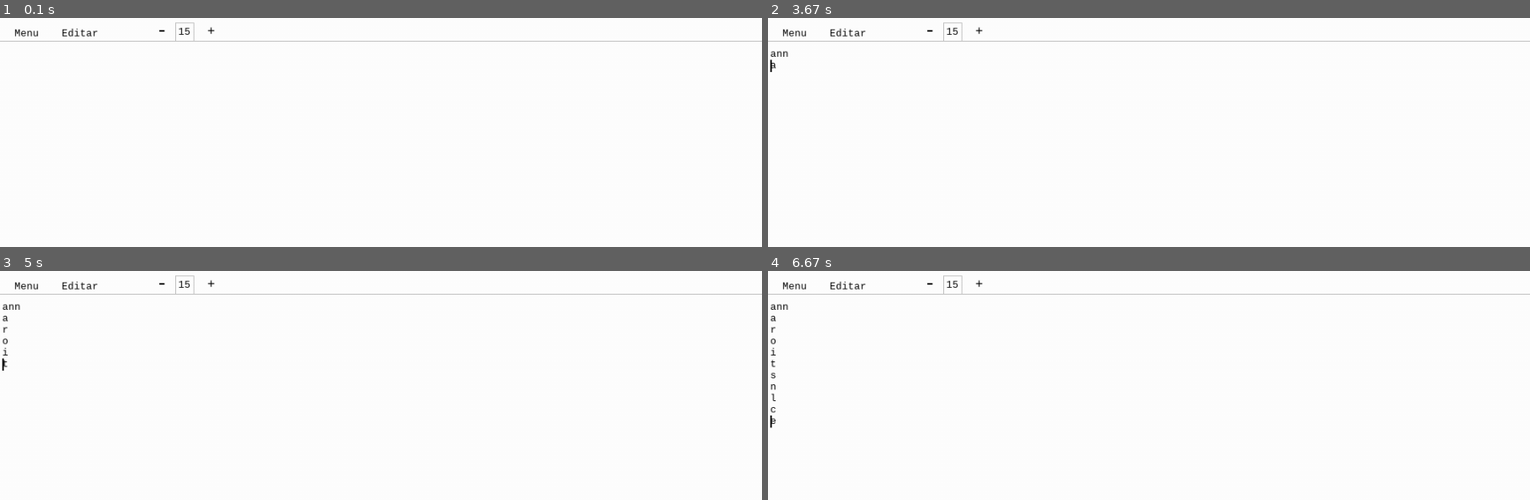
Above: before the commit, frames 1-4 (two rows, left to right).
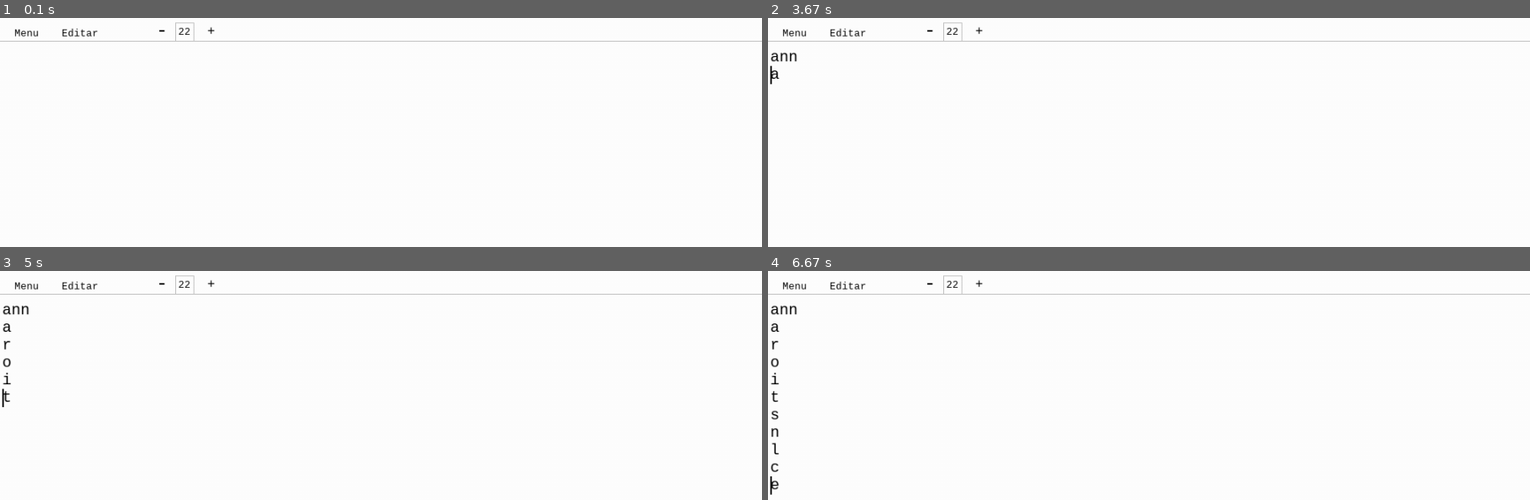
Above: after the commit, the same moments.

Repository: PedroGoulartbranco/Bloco-de-notas-pygame
Game: pygame game, started from main.py
The game is run twice, just before and just after one commit, with the same random seed, the same clock (stepped at 60 frames per second) and the same inputs.
Inputs (mouse positions are in pixels of both pictures, inside the frame that each line leads up to):
- Up to frame 1 (0.1 s): no input
- Up to frame 2 (3.67 s): click "-" at 0.38 s; click "+" at 0.72 s; hold Right 1-1.47 s; click (outside the picture) at 1.93 s; hold Right 2.22-2.68 s; hold Left 2.72-3.25 s; type "a" at 3.28 s; type "nn" at 3.38 s; type "a" at 3.62 s; tap Enter at 3.62 s
- Up to frame 3 (5 s): tap Enter every 0.33 s from 3.75 to 4.75 s; type "r" at 3.95 s; type "o" at 4.28 s; type "i" at 4.62 s; type "t" at 4.95 s
- Up to frame 4 (6.67 s): tap Enter every 0.33 s from 5.08 to 6.42 s; type "s" at 5.28 s; type "n" at 5.62 s; type "l" at 5.95 s; type "c" at 6.28 s; type "e" at 6.62 s

The runs differ from the first frame. In frame 1, less than 0.1% of the frame differs, in the area x 23-25%, y 4-8%; in frame 2, 0.2%; in frame 3, 0.3%; in frame 4, 0.5%, in the area x 0-25%, y 4-98%.

Commit message:
colocando limite do tamanho da fonte

Diff:
--- a/main.py
+++ b/main.py
@@ -20,7 +20,7 @@
 #pygame.key.set_repeat(300, 40)
 
 
-tamanho_fonte_texto = 15
+tamanho_fonte_texto = 22
 tamanho_fonte_aumentar_dominuir = 28
 
 fonte_menu = pygame.font.SysFont('consolas', 15)
@@ -173,11 +173,13 @@
             tempo_backspace_solto = pygame.time.get_ticks()
         if event.type == pygame.MOUSEBUTTONDOWN:
             if botao_texto_menos.collidepoint(posicao_mouse):
-                tamanho_fonte_texto -= 1
-                fonte_texto = pygame.font.SysFont('consolas', tamanho_fonte_texto) #Atualiza a fonte
+                if tamanho_fonte_texto > 12:
+                    tamanho_fonte_texto -= 1
+                    fonte_texto = pygame.font.SysFont('consolas', tamanho_fonte_texto) #Atualiza a fonte
             if botao_texto_fonte_mais.collidepoint(posicao_mouse):
-                tamanho_fonte_texto += 1
-                fonte_texto = pygame.font.SysFont('consolas', tamanho_fonte_texto) #Atualiza a fonte
+                if tamanho_fonte_texto < 120:
+                    tamanho_fonte_texto += 1
+                    fonte_texto = pygame.font.SysFont('consolas', tamanho_fonte_texto) #Atualiza a fonte
             if botao_arquivo.collidepoint(posicao_mouse):
                 botoes_do_menu_aparecer = not botoes_do_menu_aparecer
                 desenhar_menu_opcoes()
